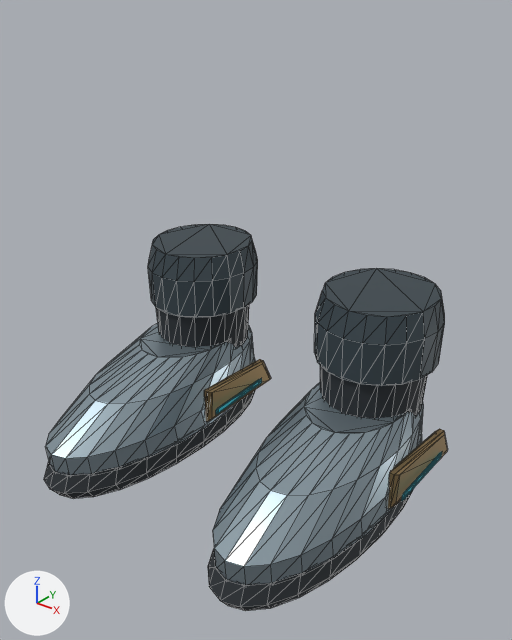
A saved change to the glTF model assets/3d/equipment/ancient-ruins-v1/shoes-high.glb.
Rendered twice from a camera (50 mm lens) standing at (0.498, -0.671, 0.597) and looking at (0.029, -0.085, 0.234). Every picture has the same lights, and +X, +Y and +Z are marked at lower left. The first picture is the older version. Mesh edges are drawn as thin lines. Vertices at exactly the same position are counted once.

Names of what the first picture shows: 'CW_Relic_shoes'.
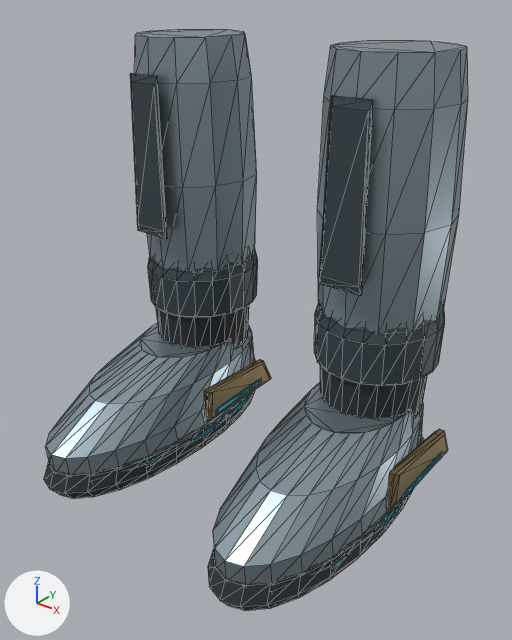
Boxes [x1, y1, x2, y2] around the edits, measured in the pictures (512 x 640 px):
'CW_Relic_shoes', reshaped (50% taller): before [44, 224, 448, 611]; after [44, 29, 468, 611]
part 1 of me_float_boot_sole_r, added (mostly hidden): after [146, 393, 251, 464]
part 2 of me_float_boot_sole_r, added: after [331, 437, 424, 566]
part 3 of me_float_boot_sole_r, added: after [134, 29, 257, 272]
part 4 of me_float_boot_sole_r, added: after [317, 40, 468, 334]
part 5 of me_float_boot_sole_r, added: after [130, 73, 167, 239]
part 6 of me_float_boot_sole_r, added: after [319, 96, 373, 295]

What changed in the scene script:
```text
Change me_float_boot_sole_r:
    used by ob_cw_relic_shoes; location = (0.0, 0.0, 0.0)
    remove me_float_boot_sole_r.from_pydata(...)  # 688 vertices, 1312 faces; spans x -0.232..0.232, y -0.283..0.108, z 0.008..0.27
    add me_float_boot_sole_r.from_pydata(...)  # 864 vertices, 1640 faces; spans x -0.232..0.232, y -0.283..0.113, z 0.008..0.535
    me_float_boot_sole_r part 1: a new loose piece, a 12-sided cut cone along z (radius 0.08 by 0.193 at the low end, 0.081 by 0.194 at the high end) spanning x -0.221..-0.059, y -0.275..0.113, z 0.031..0.037, in mat_relic_quiet_cyan (cyan #2c9eaf)
    me_float_boot_sole_r part 2: a new loose piece, a 12-sided cut cone along z (radius 0.08 by 0.193 at the low end, 0.081 by 0.194 at the high end) spanning x 0.059..0.221, y -0.275..0.113, z 0.031..0.037, in mat_relic_quiet_cyan (cyan #2c9eaf)
    me_float_boot_sole_r part 3: a new loose piece of 48 vertices spanning x -0.215..-0.065, y -0.075..0.087, z 0.252..0.535, in mat_relic_satin_titanium (grey #99aab3)
    me_float_boot_sole_r part 4: a new loose piece of 48 vertices spanning x 0.065..0.215, y -0.075..0.087, z 0.252..0.535, in mat_relic_satin_titanium (grey #99aab3)
    me_float_boot_sole_r part 5: a new loose piece of 16 vertices spanning x -0.166..-0.114, y -0.087..-0.079, z 0.303..0.495, in mat_relic_dark_ceramic (greyish blue #404d55)
    me_float_boot_sole_r part 6: a new loose piece of 16 vertices spanning x 0.114..0.166, y -0.087..-0.079, z 0.303..0.495, in mat_relic_dark_ceramic (greyish blue #404d55)
```
